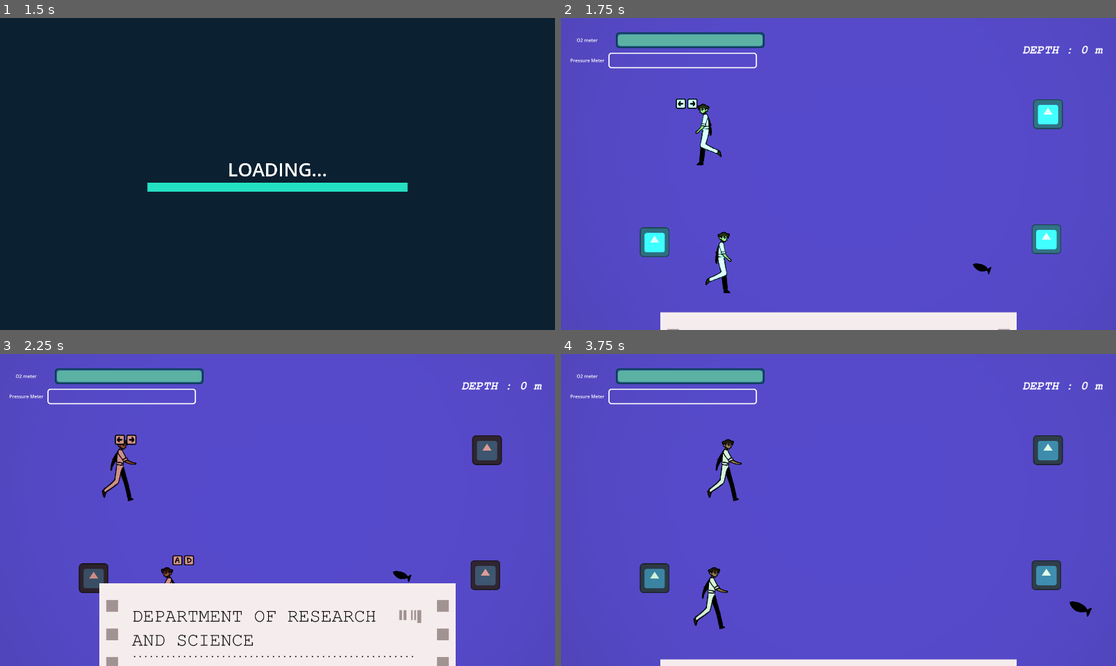
Above: before the commit, frames 1-4 (two rows, left to right).
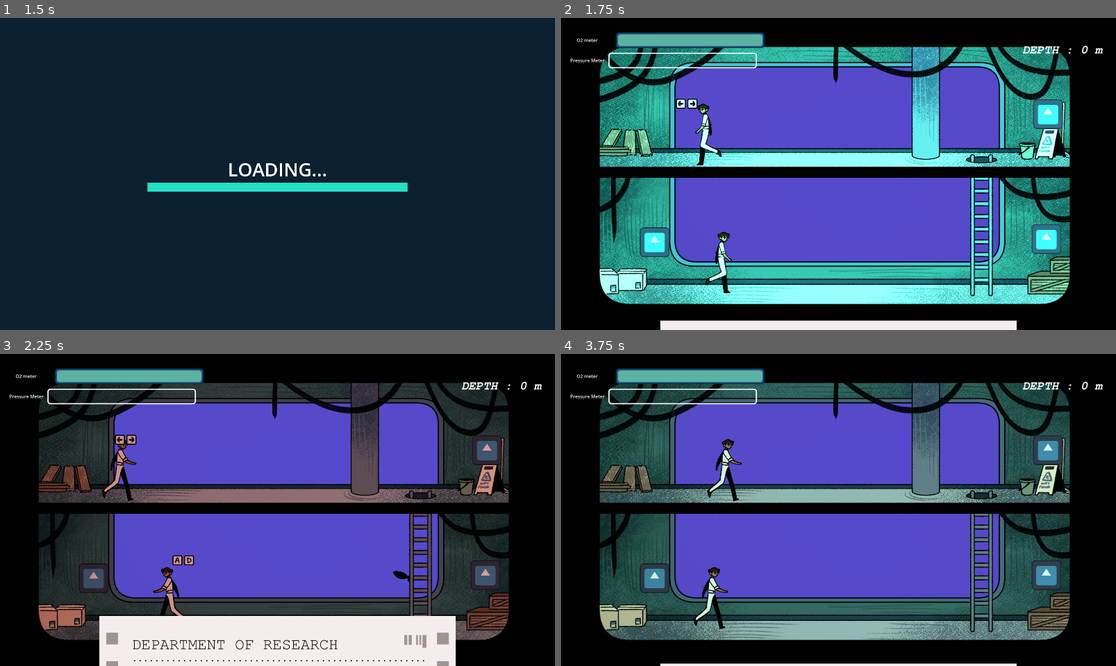
Above: after the commit, the same moments.

Repository: KenKomKom/garena2025
Game: Godot game, scene res://scenes/mainmenu.tscn
The game is run twice, just before and just after one commit, with the same random seed, the same clock (stepped at 60 frames per second) and the same inputs. The project has no main scene, so this scene is started directly. The engine's default icon, where the game draws it, is replaced by a stand-in: a white triangle on a blue panel in a dark square.
Inputs:
- Up to frame 1 (1.5 s): click "Start Game" at 0.5 s; tap Enter at 1.25 s; hold D (rightp1) from 1.28 s (still down); hold Left (leftp2) from 1.28 s (still down)
- Up to frame 2 (1.75 s): keep holding D (rightp1); keep holding Left (leftp2)
- Up to frame 3 (2.25 s): release D (rightp1) at 2.03 s; release Left (leftp2) at 2.03 s; hold A (leftp1) from 2.03 s (still down); tap Right (rightp2) at 2.1 s
- Up to frame 4 (3.75 s): release A (leftp1) at 2.78 s; hold D (rightp1) from 2.78 s (still down); tap T at 2.85 s; tap R at 3.6 s

Frame 1 is identical in both runs. In frame 2, 67% of the frame differs, in the area x 0-100%, y 0-100%; in frame 3, 62%; in frame 4, 68%.

Commit message:
fix manual

Diff:
--- a/scenes/manual.tscn
+++ b/scenes/manual.tscn
@@ -23,7 +23,7 @@
 offset_left = -617.0
 offset_top = 14.0
 offset_right = 617.0
-offset_bottom = 728.0
+offset_bottom = 557.0
 grow_horizontal = 2
 grow_vertical = 0
 texture = ExtResource("1_spbuo")
@@ -33,10 +33,11 @@
 unique_name_in_owner = true
 layout_mode = 0
 offset_left = 116.0
-offset_top = 291.0
+offset_top = 115.0
 offset_right = 1116.0
-offset_bottom = 691.0
+offset_bottom = 515.0
 theme_override_colors/font_color = Color(0, 0, 0, 1)
 theme_override_fonts/font = ExtResource("3_l4j1g")
 theme_override_font_sizes/font_size = 24
-autowrap_mode = 1
+autowrap_mode = 2
+justification_flags = 139
--- a/scenes/ship.tscn
+++ b/scenes/ship.tscn
@@ -2,9 +2,9 @@
 
 [ext_resource type="Script" path="res://scripts/ship.gd" id="1_flnp7"]
 [ext_resource type="PackedScene" uid="uid://c03tl6n7esv2t" path="res://player.tscn" id="2_4b3cq"]
-[ext_resource type="Texture2D" uid="uid://c6y78j54n28q2" path="res://assets/image2.png" id="3_bh5y7"]
 [ext_resource type="Script" path="res://player2.gd" id="3_cq5im"]
 [ext_resource type="Texture2D" uid="uid://b53myxrknym5x" path="res://assets/ikan.png" id="3_hu48s"]
+[ext_resource type="Texture2D" uid="uid://ctah36csvmvwe" path="res://assets/bg.png" id="4_4ka46"]
 [ext_resource type="PackedScene" uid="uid://dksg0hhm72jl2" path="res://scenes/floor_changer.tscn" id="4_wyh5w"]
 [ext_resource type="PackedScene" uid="uid://cdhum33vaepwc" path="res://scenes/tanky_pick_up.tscn" id="5_kbbad"]
 [ext_resource type="PackedScene" uid="uid://svtdbpv3febx" path="res://scenes/drop_off_tank.tscn" id="6_spgnf"]
@@ -113,9 +113,9 @@
 interpolate = false
 
 [node name="Submarine" type="Sprite2D" parent="."]
-position = Vector2(960, 540)
-scale = Vector2(1.63216, 1.63216)
-texture = ExtResource("3_bh5y7")
+position = Vector2(943.274, 530.592)
+scale = Vector2(1.31406, 1.31406)
+texture = ExtResource("4_4ka46")
 
 [node name="explode_fish" type="Timer" parent="."]
 wait_time = 17.0
@@ -327,7 +327,7 @@
 
 [node name="SeaLight" type="PointLight2D" parent="Lightnings"]
 visibility_layer = 2
-position = Vector2(1014, 389)
+position = Vector2(1014, 313)
 energy = 0.21
 range_item_cull_mask = 3
 shadow_enabled = true
--- a/scripts/manual.gd
+++ b/scripts/manual.gd
@@ -12,6 +12,7 @@
 
 var _count = 0
 
+
 const DESC = [
 	"In event of an OXYGEN TANK being empty, REPLACE it with one of the tanks piled in the second floor",
 	"In event of PRESSURE INCREASE, go to the MONITOR and adjust the gauge",
@@ -21,7 +22,7 @@
 ]
 
 func add_text(idx):
-	%Label.text += "\n"+DESC[idx]
+	%Label.text += "\n\n"+DESC[idx]
 	_count+=1
 
 func _clear_text():
@@ -30,7 +31,7 @@
 
 func animate_in():
 	var tween = get_tree().create_tween()
-	tween.tween_property($background, "position", Vector2($background.position.x,1094-350-(_count*100)), 1)
+	tween.tween_property($background, "position", Vector2($background.position.x,1094-200-(_count*80)), 1)
 	await get_tree().create_timer(12*_count).timeout
 	_animate_out()
 
--- a/scripts/ship.gd
+++ b/scripts/ship.gd
@@ -80,7 +80,6 @@
 	# @Kenichi TODO selesaikan ini, light harusnya tidak on off ketika player gantian klik switch
 	status_lampu = nyala
 
-
 func _process(delta):
 	if Input.is_key_label_pressed(KEY_R):
 		get_tree().reload_current_scene()
Binary file changed: assets/Frame 1171275453.png
